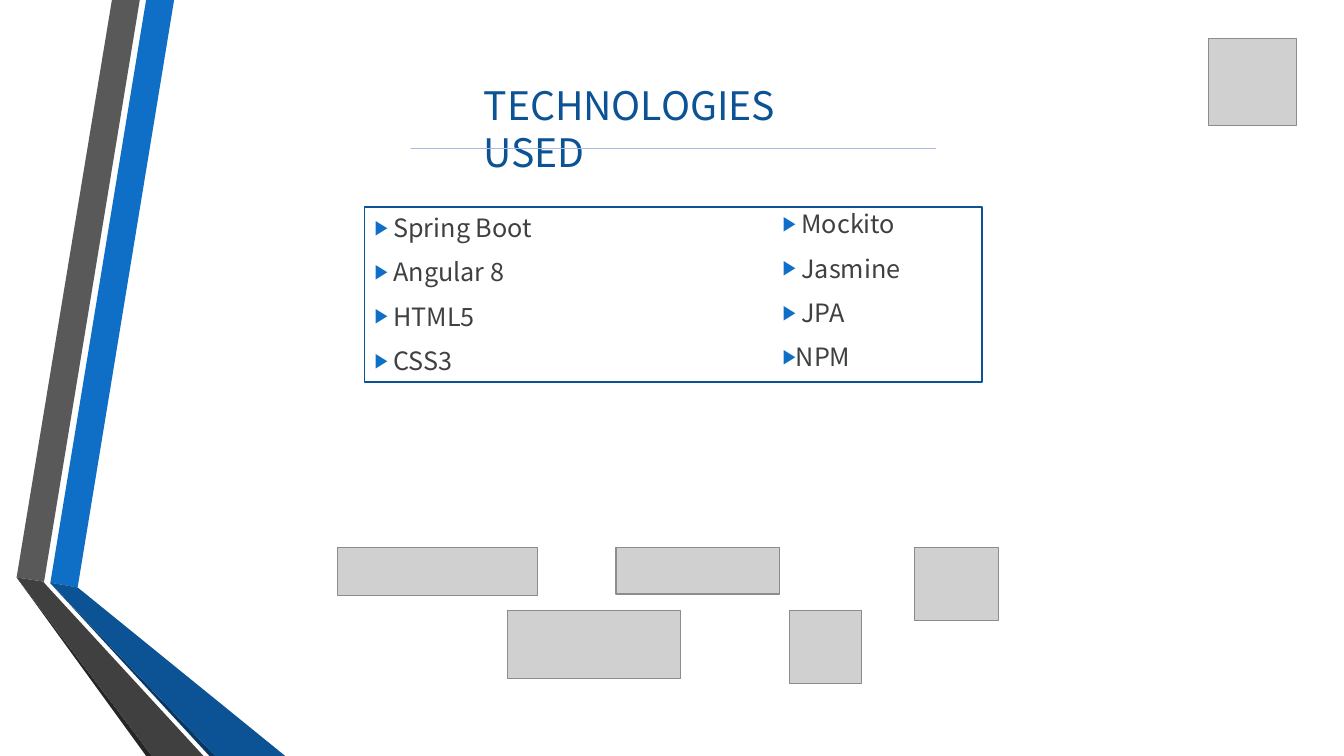
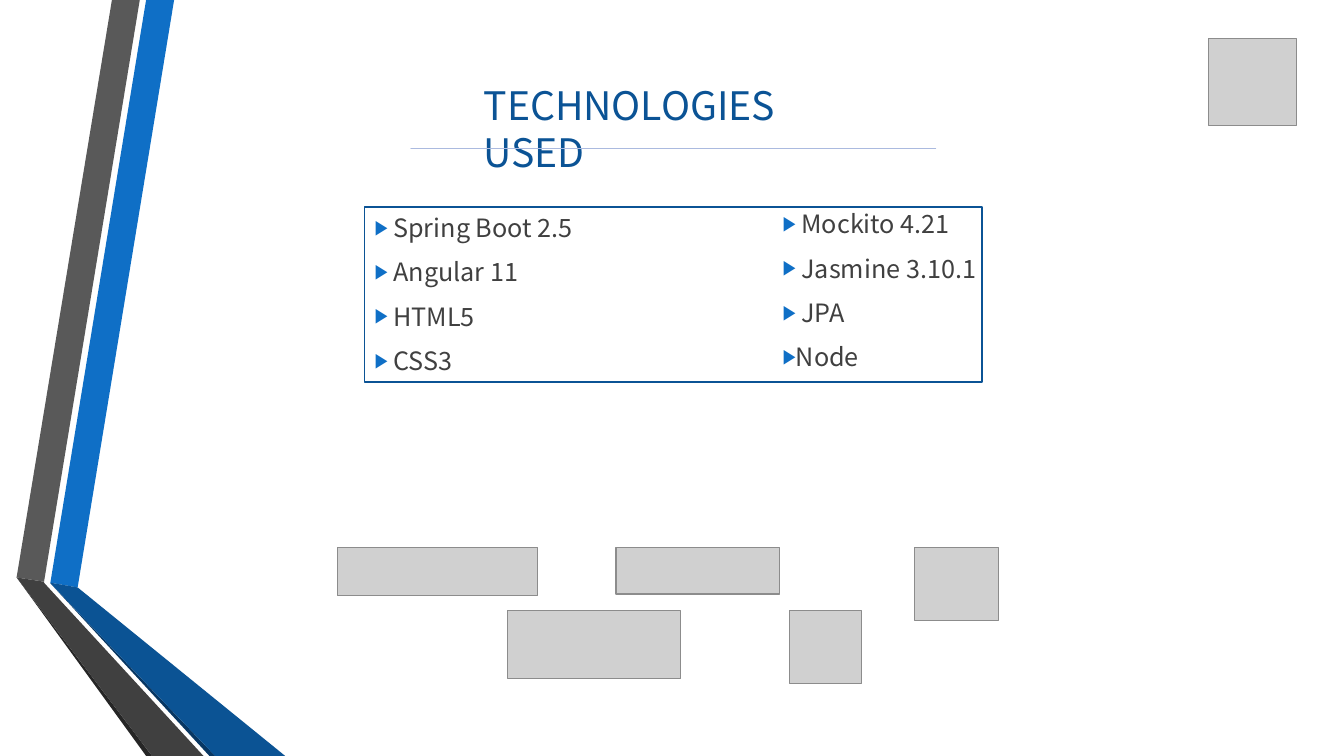
Before and after one commit to vikasdhiman0635/Airline_Reservation, a slide deck: slide 6 of Document/EchoFlightsPPT.pptx. Drawn at 1344x756 pixels with LibreOffice and Linux fonts; fonts in the diff are those of the drawing; grey boxes stand for pictures; background and template pictures are left out. Boxes give left, top, right and bottom in pixels: in the first picture for what was removed or moved away, otherwise in the second. Text is boxed around its words. In the diff, an @@ line names an element or a change of style, - is before the commit and + after.

```diff
--- a/Document/EchoFlightsPPT.pptx
+++ b/Document/EchoFlightsPPT.pptx
@@ text in rectangle at <box>393,217,573,288</box>: text changed @@
-▶ Spring Boot
-▶ Angular 8
+▶ Spring Boot 2.5
+▶ Angular 11
@@ text at <box>801,213,976,279</box>: text changed @@
-▶ Mockito
-▶ Jasmine
+▶ Mockito 4.21
+▶ Jasmine 3.10.1
@@ text at <box>796,346,859,367</box>: text changed @@
-▶ NPM
+▶ Node
```
Also in this commit, not shown: 7 other slides changed, 2 slides added, 1 slide removed, 9 other files.
